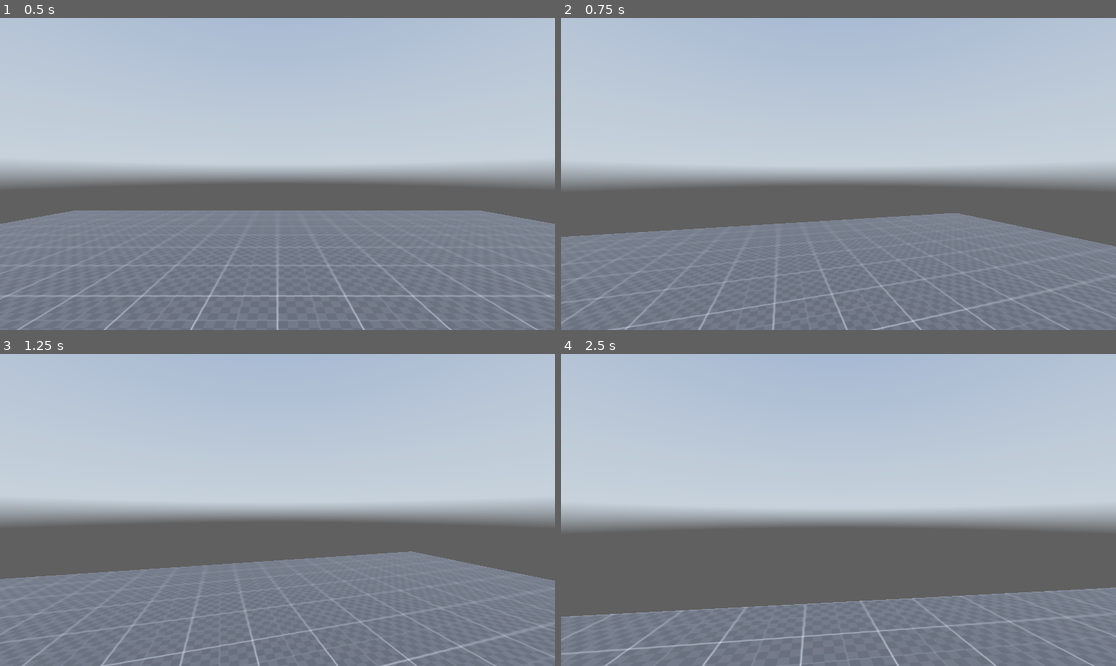
Above: before the commit, frames 1-4 (two rows, left to right).
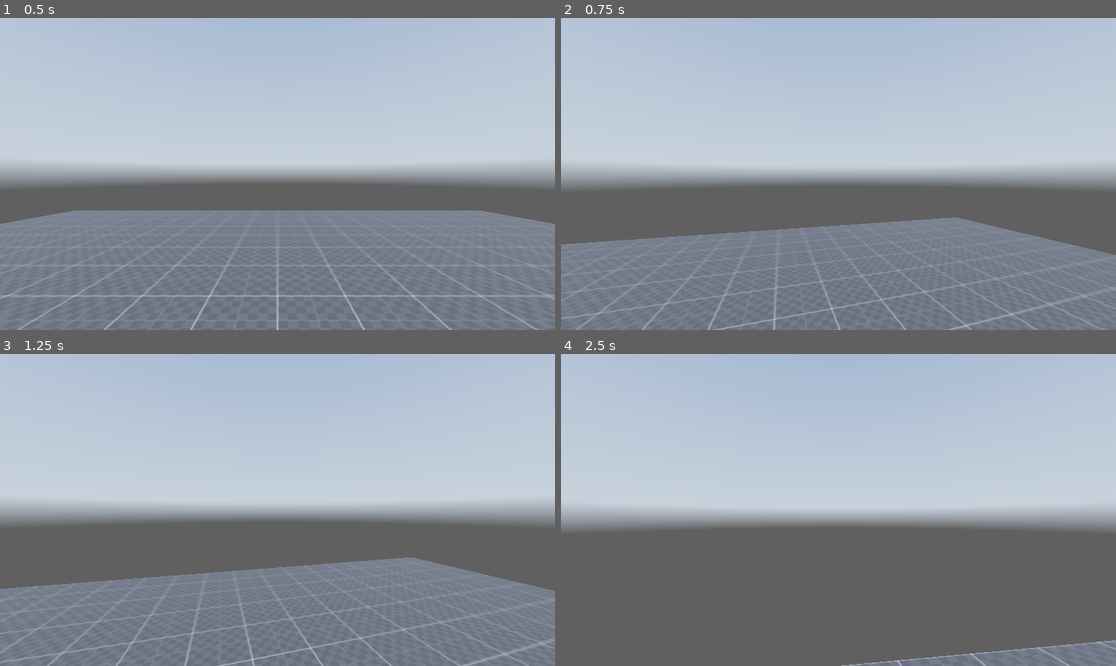
Above: after the commit, the same moments.

Repository: FahadHameed89/GodotPlayground3D
Game: Godot game, scene res://Scenes/world.tscn
Two runs of this game, one before a commit and one after it. Both use one fixed random seed, a clock stepped at 60 frames per second and the inputs below. The project has no main scene, so this scene is started directly. A sky picture missing from this copy of the repository is replaced by a grey-blue gradient.
Inputs (mouse positions are in pixels of both pictures, inside the frame that each line leads up to):
- Up to frame 1 (0.5 s): no input
- Up to frame 2 (0.75 s): tap Enter (ui_accept) at 0.5 s; move the mouse to (866, 174) at 0.52 s; hold W (forward) from 0.53 s (still down); hold Ctrl (crouch) from 0.53 s (still down)
- Up to frame 3 (1.25 s): keep holding W (forward); keep holding Ctrl (crouch); tap Enter (ui_accept) at 0.77 s
- Up to frame 4 (2.5 s): keep holding W (forward); move the mouse to (810, 510) at 1.27 s; release Ctrl (crouch) at 1.28 s; tap Ctrl (crouch) at 1.35, 2.3 s; tap Enter (ui_accept) at 1.52 s; move the mouse to (849, 503) at 2.02 s; hold Alt (free_look) from 2.03 s (still down)

Frame 1 is identical in both runs. In frame 2, 3.7% of the frame differs, in the area x 0-100%, y 62-100%; in frame 3, 4.5%; in frame 4, 19%, in the area x 0-100%, y 74-100%.

Commit message:
bugfixes due to backwards raycast3D
sprinting fixed and movement transitions

Diff:
--- a/Scenes/world.tscn
+++ b/Scenes/world.tscn
@@ -58,13 +58,16 @@
 shape = SubResource("CapsuleShape3D_8gwa3")
 
 [node name="crouching_collision_shape" type="CollisionShape3D" parent="player"]
-transform = Transform3D(1, 0, 0, 0, 1, 0, 0, 0, 1, 0, 0.599294, 0)
+transform = Transform3D(1, 0, 0, 0, 1, 0, 0, 0, 1, 0, 1, 0)
 shape = SubResource("CapsuleShape3D_2picw")
 disabled = true
 
-[node name="head" type="Node3D" parent="player"]
+[node name="RayCast3D" type="RayCast3D" parent="player"]
+target_position = Vector3(0, 2, 0)
+
+[node name="neck" type="Node3D" parent="player"]
 transform = Transform3D(1, 0, 0, 0, 1, 0, 0, 0, 1, 0, 1.8, 0)
 
-[node name="Camera3D" type="Camera3D" parent="player/head"]
+[node name="head" type="Node3D" parent="player/neck"]
 
-[node name="RayCast3D" type="RayCast3D" parent="player"]
+[node name="Camera3D" type="Camera3D" parent="player/neck/head"]
--- a/Scripts/player.gd
+++ b/Scripts/player.gd
@@ -1,7 +1,7 @@
 extends CharacterBody3D
 
 # Player Nodes
-@onready var head = $head
+@onready var head = $neck/head
 @onready var standing_collision_shape = $standing_collision_shape
 @onready var crouching_collision_shape = $crouching_collision_shape
 @onready var ray_cast_3d = $RayCast3D
@@ -23,7 +23,7 @@
 # Player Movement Variables
 @export var jump_velocity = 4.5
 var lerp_speed = 10.0 #used to change the speed of the player
-var crouching_depth = -0.5 #How much the height changes when crouching
+var crouching_depth = -0.2 #How much the height changes when crouching
 
 # Player Mouse Input Variables
 
@@ -51,7 +51,7 @@
 		#Crouching
 	if Input.is_action_pressed("crouch"):
 		current_speed = crouching_speed
-		head.position.y = lerp(head.position.y, 1.8 + crouching_depth, delta*lerp_speed)
+		head.position.y = lerp(head.position.y, crouching_depth, delta*lerp_speed)
 		standing_collision_shape.disabled = true
 		crouching_collision_shape.disabled = false
 
@@ -64,7 +64,7 @@
 		#Standing
 		standing_collision_shape.disabled = false
 		crouching_collision_shape.disabled = true
-		head.position.y = lerp(head.position.y, 1.8, delta*lerp_speed)
+		head.position.y = lerp(head.position.y, 0.0, delta*lerp_speed)
 		print_debug("stand")
 		#Sprinting
 		if Input.is_action_pressed("sprint"):
